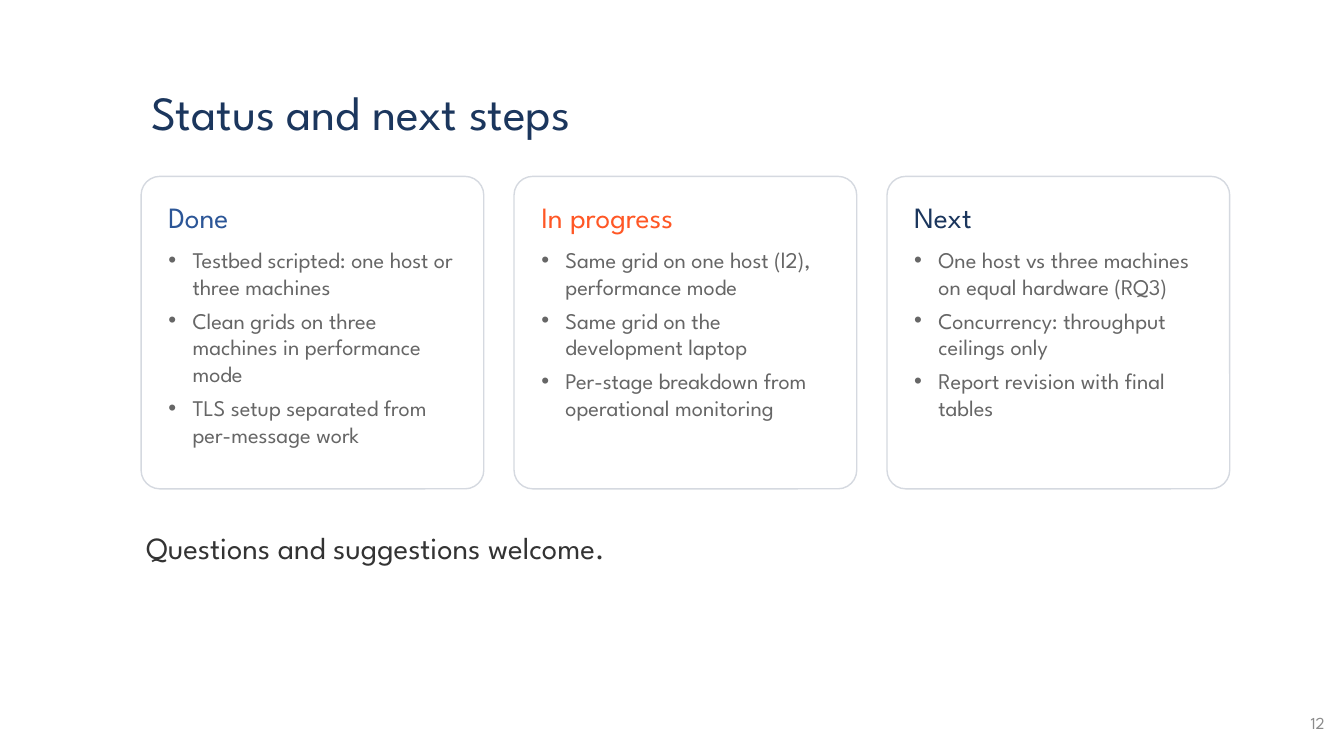
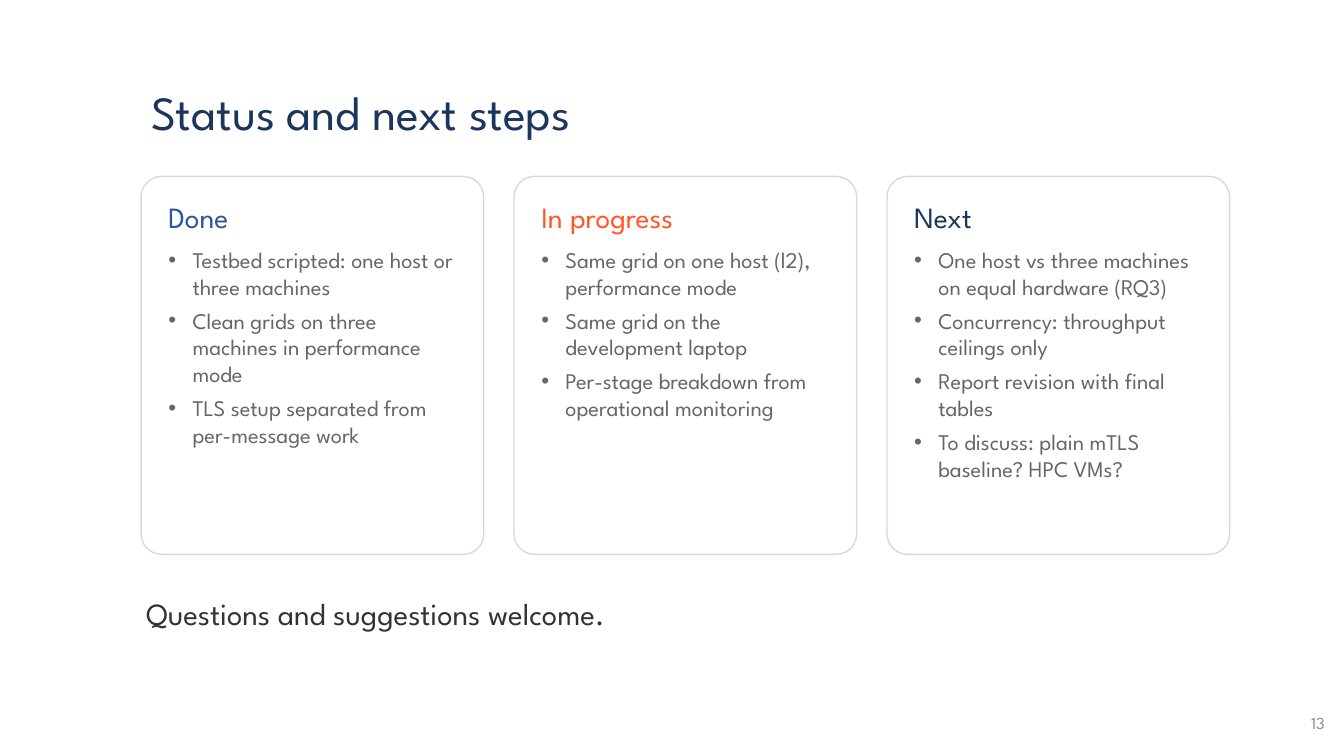
Before and after one commit to Krios39/study, a slide deck: slide 13 of 1_semester/distributed_systems_seminar/Research and initial Literature Review.pptx (slide 12 before the commit). Drawn at 1344x756 pixels with LibreOffice and Linux fonts; fonts in the diff are those of the drawing; background and template pictures are left out. Boxes give left, top, right and bottom in pixels: in the first picture for what was removed or moved away, otherwise in the second. Text is boxed around its words. In the diff, an @@ line names an element or a change of style, - is before the commit and + after.

```diff
--- a/1_semester/distributed_systems_seminar/Research and initial Literature Review.pptx
+++ b/1_semester/distributed_systems_seminar/Research and initial Literature Review.pptx
@@ rounded rectangle: place and size @@
-rounded rectangle at [141,176,484,489]
+rounded rectangle at [141,176,484,555]
@@ rounded rectangle: place and size @@
-rounded rectangle at [514,176,857,489]
+rounded rectangle at [514,176,857,555]
@@ rounded rectangle: place and size @@
-rounded rectangle at [887,176,1230,489]
+rounded rectangle at [887,176,1230,555]
@@ text at [938,434,1140,477]: paragraph added @@
+• To discuss: plain mTLS baseline? HPC VMs?
@@ text "Questions and suggestions welcome.": place and size @@
-text "Questions and suggestions welcome." at [146,538,604,566]
+text "Questions and suggestions welcome." at [146,604,604,632]
@@ page number at [1311,718,1325,729]: text changed @@
-12
+13
```
Also in this commit, not shown: 3 other slides changed, 1 slide added, 1 other file.
